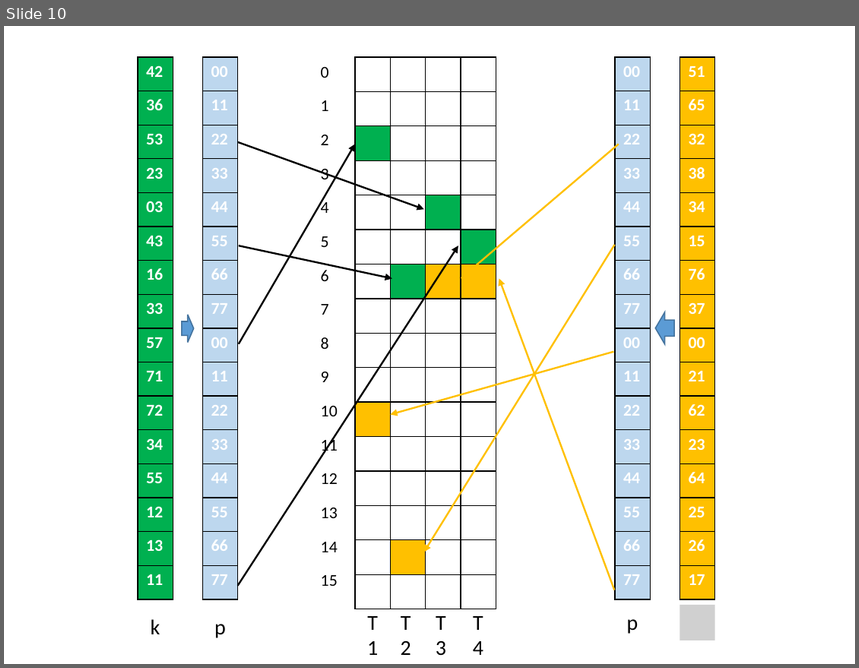
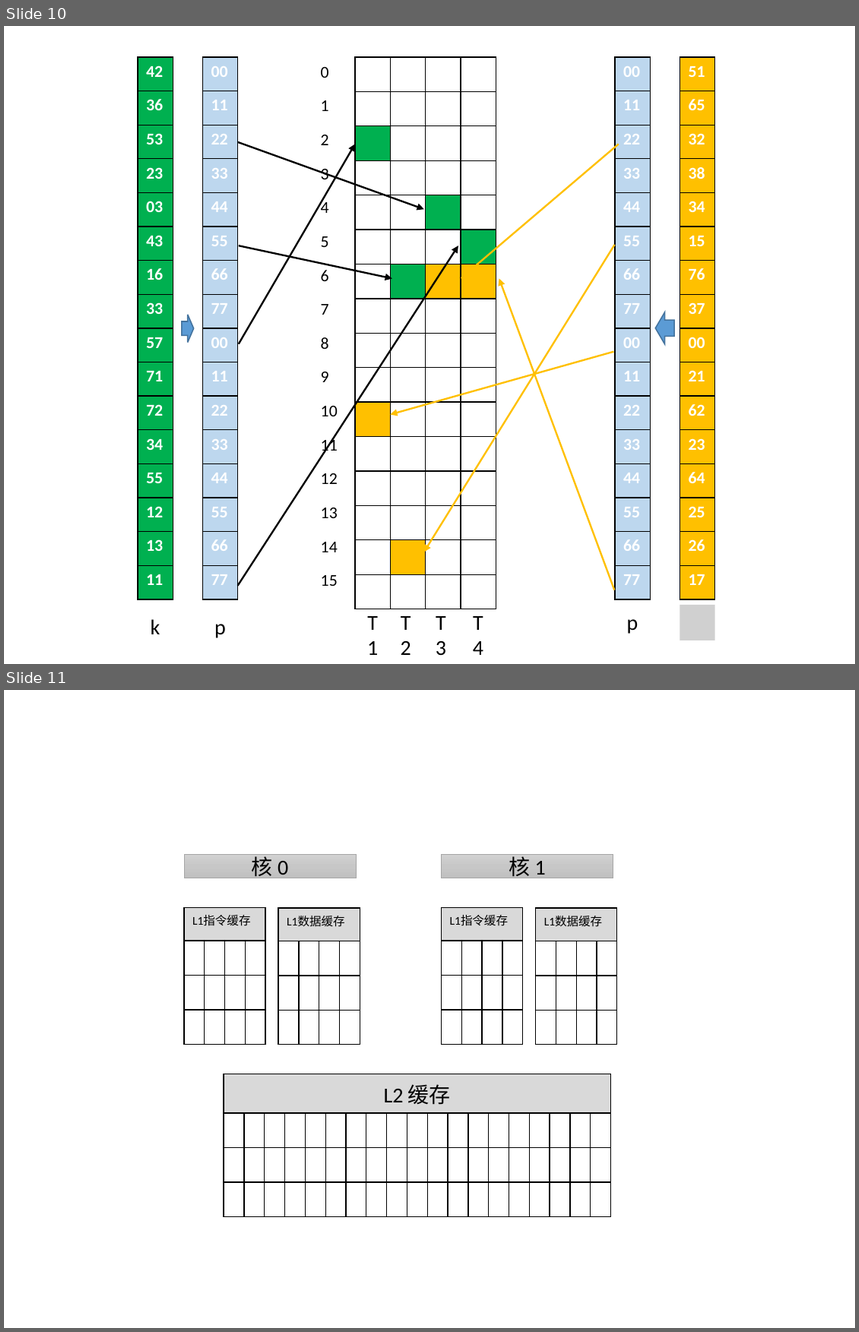
Before and after one commit to leborn0101/graduation, a slide deck: 论文图片.pptx. Shown one above the other, each under a label of ours: slide 10 before the commit, slides 10 and 11 after it. The pictures are 859x668 and 859x1332 pixels, drawn with LibreOffice and Linux fonts; fonts in the diff are those of the drawing; grey boxes stand for pictures. Boxes give left, top, right and bottom in pixels: in the first picture for what was removed or moved away, otherwise in the second. Text is boxed around its words. In the diff, an @@ line names an element or a change of style, - is before the commit and + after.

```diff
--- a/论文图片.pptx
+++ b/论文图片.pptx
@@ slide 11 added at (4, 690, 855, 1328), background #FFFFFF @@
@@ rectangle added at (184, 854, 357, 878), fill gradient #D2D2D2 to #C8C8C8 to #C0C0C0, outline #A5A5A5 0.5 pt, 18 pt, text #000000 @@
+核 0
@@ rectangle added at (442, 854, 614, 878), fill gradient #D2D2D2 to #C8C8C8 to #C0C0C0, outline #A5A5A5 0.5 pt, 18 pt, text #000000 @@
+核 1
@@ table added at (184, 908, 262, 1043), 4 rows, 4 columns @@
+L1指令缓存 |  |  | 
+ |  |  | 
+ |  |  | 
+ |  |  | 
@@ table added at (278, 908, 357, 1043), 4 rows, 4 columns @@
+L1数据缓存 |  |  | 
+ |  |  | 
+ |  |  | 
+ |  |  | 
@@ table added at (442, 908, 520, 1043), 4 rows, 4 columns @@
+L1指令缓存 |  |  | 
+ |  |  | 
+ |  |  | 
+ |  |  | 
@@ table added at (536, 908, 614, 1043), 4 rows, 4 columns @@
+L1数据缓存 |  |  | 
+ |  |  | 
+ |  |  | 
+ |  |  | 
@@ table added at (224, 1074, 595, 1210), 4 rows, 19 columns @@
+L2 缓存 |  |  |  |  |  |  |  |  |  |  |  |  |  |  |  |  |  | 
+ |  |  |  |  |  |  |  |  |  |  |  |  |  |  |  |  |  | 
+ |  |  |  |  |  |  |  |  |  |  |  |  |  |  |  |  |  | 
+ |  |  |  |  |  |  |  |  |  |  |  |  |  |  |  |  |  | 
```
Also in this commit, not shown: 1 other slide added, 3 other files.
